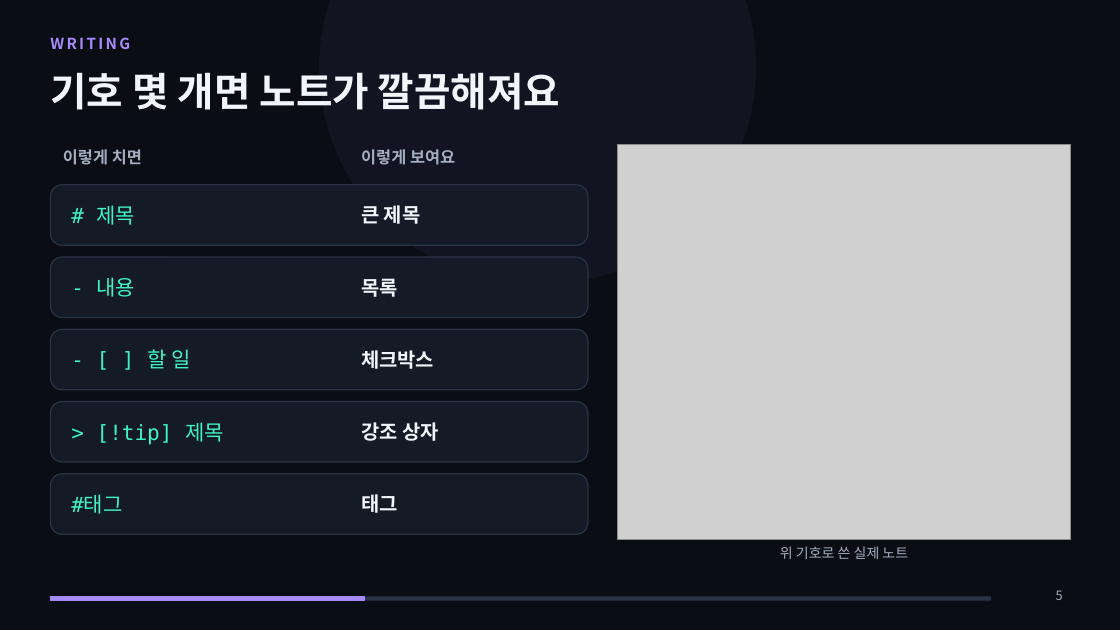
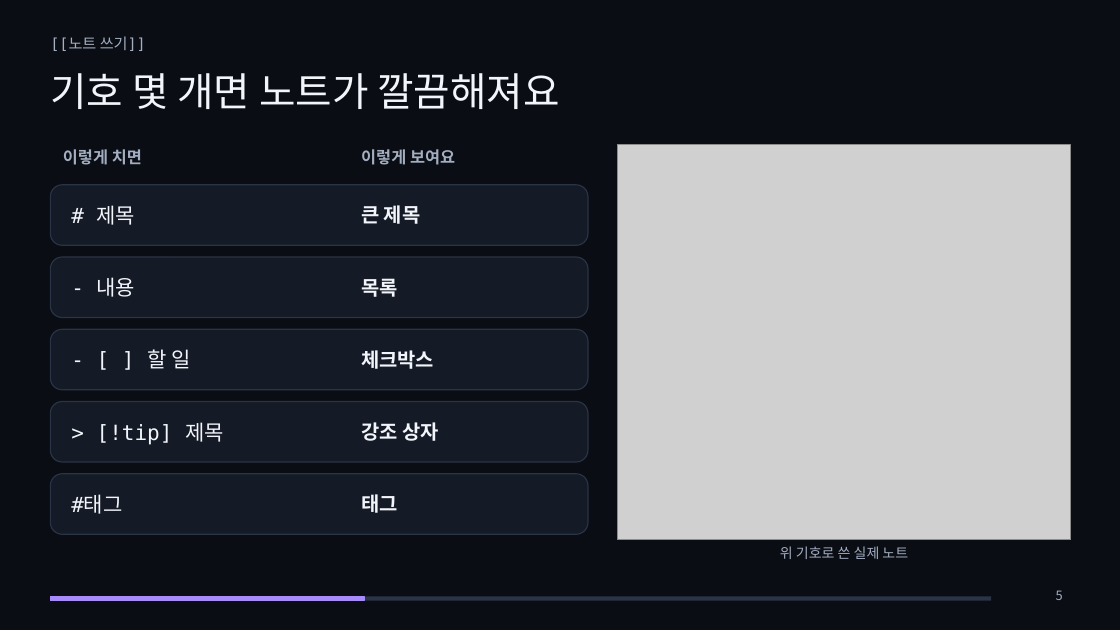
Before and after one commit to metaluca27/huhsame-script, a slide deck: slide 5 of docs/강의/옵시디언_입문/옵시디언_입문_강의.pptx. Drawn at 1120x630 pixels with LibreOffice and Linux fonts; fonts in the diff are those of the drawing; grey boxes stand for pictures. Boxes give left, top, right and bottom in pixels: in the first picture for what was removed or moved away, otherwise in the second. Text is boxed around its words. In the diff, an @@ line names an element or a change of style, - is before the commit and + after.

```diff
--- a/docs/강의/옵시디언_입문/옵시디언_입문_강의.pptx
+++ b/docs/강의/옵시디언_입문/옵시디언_입문_강의.pptx
@@ ellipse removed at [319, 0, 756, 286] @@
@@ title "기호 몇 개면 노트가 깔끔해져요" at [50, 73, 559, 109]: bold off @@
@@ text at [50, 36, 146, 51]: text changed; font Noto Sans CJK KR to DejaVu Sans Mono; text colour #A88BFA to #A3AEC0; bold off @@
-WRITING
+[[노트 쓰기]]
@@ text colour #3DF5C4 to #F2F5FA in 5 elements at [97, 205, 136, 225], [97, 277, 136, 297], [147, 349, 190, 369], [97, 422, 224, 445], [71, 495, 122, 514] @@
```
Also in this commit, not shown: 14 other slides changed, 9 other files.
